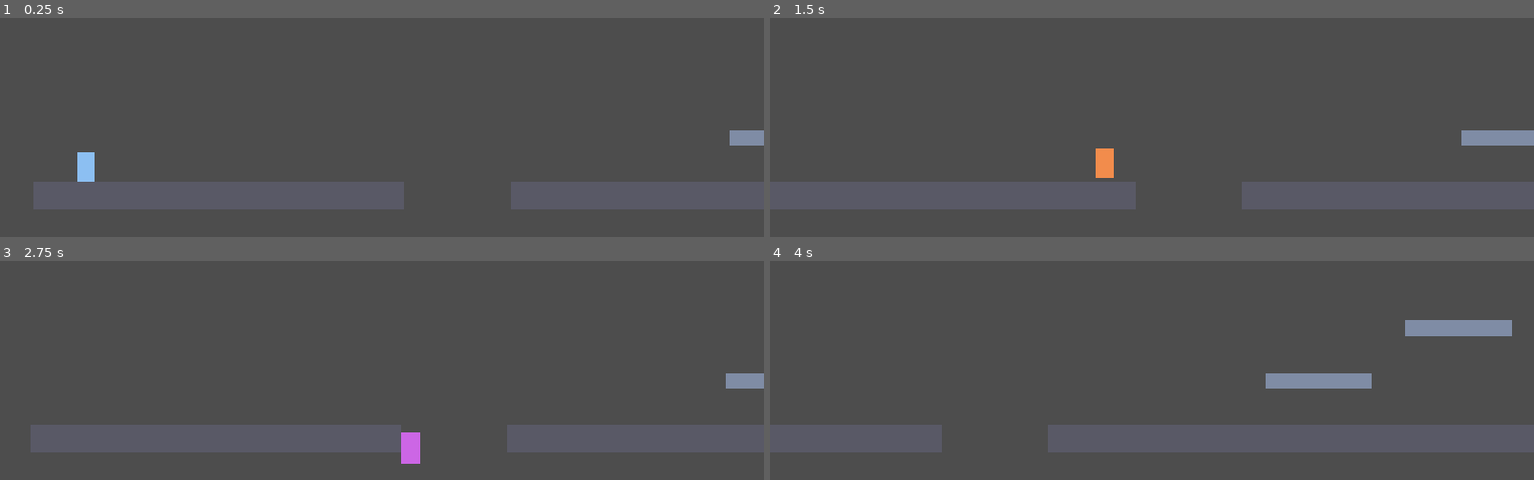
Above: before the commit, frames 1-4 (two rows, left to right).
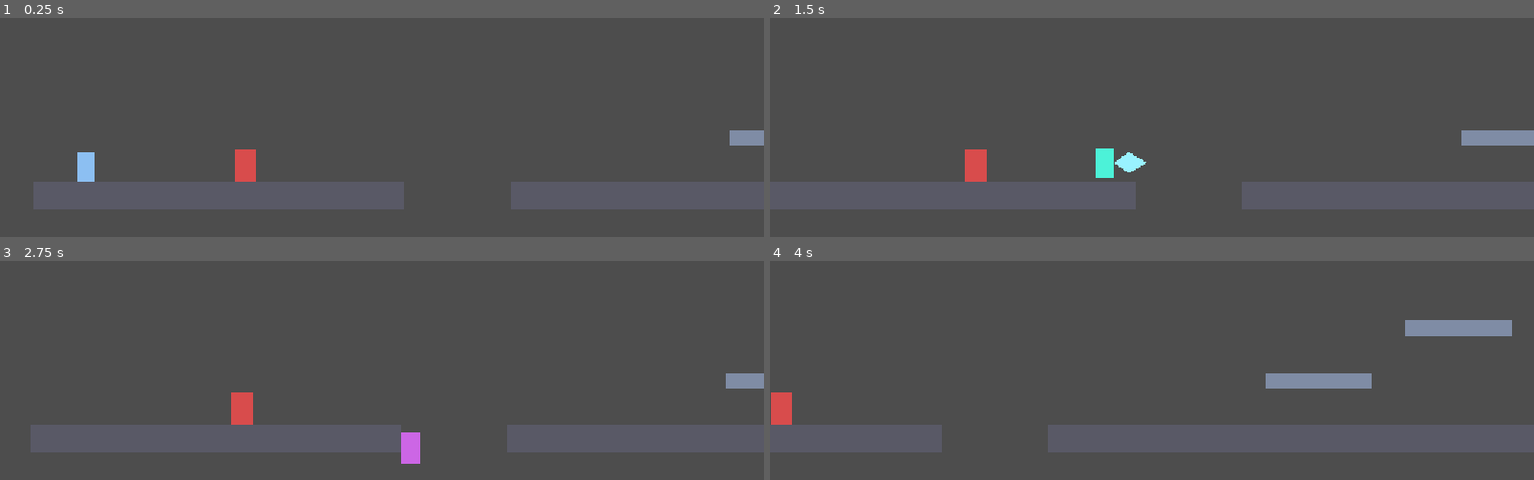
Above: after the commit, the same moments.

Repository: aslan997/Zayr
Game: Godot game, scene res://scenes/regions/TestArena.tscn
Two runs of this game, one before a commit and one after it. Both use one fixed random seed, a clock stepped at 60 frames per second and the inputs below.
Inputs:
- Up to frame 1 (0.25 s): no input
- Up to frame 2 (1.5 s): tap Enter at 0.5 s; hold Right (move_right) from 0.53 s (still down); tap Shift (dash) at 0.6 s; tap Space (jump) at 0.77, 1.07 s; tap J (attack, bound only after the commit) at 0.8, 1.35 s
- Up to frame 3 (2.75 s): tap Space (jump) at 1.52, 1.55, 1.82, 2.1 s; release Right (move_right) at 2.03 s; hold Left (move_left) from 2.03 s (still down); tap Shift (dash) at 2.3 s
- Up to frame 4 (4 s): release Left (move_left) at 2.78 s; hold Right (move_right) from 2.78 s (still down); tap Shift (dash) at 2.85 s; tap Space (jump) at 3.02, 3.32, 3.77, 3.8 s; tap J (attack, bound only after the commit) at 3.05, 3.6 s

The runs differ from the first frame. In frame 1, 0.4% of the frame differs, in the area x 30-34%, y 60-75%; in frame 2, 1.0%, in the area x 25-50%, y 59-75%; in frame 3, 0.4%; in frame 4, 0.4%.

Commit message:
Add combat prototype milestone 4: first Veyr Edge attack
Adds PlayerCombat (windup/active/recovery timeline, Hitbox aiming,
hitstop) and a placeholder "Edge" swing visual, wired to a new Hitbox
on the player and driven by a new attack input (J). Movement.facing is
now public so combat and the debug-visual flip can read it. Adds a
training-dummy test fixture to the arena so the attack has something
to land on - not a real enemy, deleted when actual enemies exist.

Combo chaining, heavy/charged/aerial/ranged attacks, and interrupt
rules are out of scope; attack currently runs independently of
movement/dash as a documented simplification.

Co-Authored-By: Claude Sonnet 5 <noreply@anthropic.com>

Diff:
--- a/project.godot
+++ b/project.godot
@@ -44,6 +44,11 @@
 "events": [Object(InputEventKey,"resource_local_to_scene":false,"resource_name":"","device":-1,"window_id":0,"alt_press …(195 unchanged characters)…
 ]
 }
+attack={
+"deadzone": 0.5,
+"events": [Object(InputEventKey,"resource_local_to_scene":false,"resource_name":"","device":-1,"window_id":0,"alt_pressed":false,"shift_pressed":false,"ctrl_pressed":false,"meta_pressed":false,"pressed":false,"keycode":0,"physical_keycode":74,"key_label":0,"unicode":0,"location":0,"echo":false,"script":null)
+]
+}
 
 [layer_names]
 
--- a/scenes/player/Player.tscn
+++ b/scenes/player/Player.tscn
@@ -6,9 +6,14 @@
 [ext_resource type="Script" path="res://scripts/combat/HealthComponent.gd" id="4_health"]
 [ext_resource type="Script" path="res://scripts/combat/VeyrComponent.gd" id="5_veyr"]
 [ext_resource type="Script" path="res://scripts/combat/Hurtbox.gd" id="6_hurtbox"]
+[ext_resource type="Script" path="res://scripts/player/PlayerCombat.gd" id="7_combat"]
+[ext_resource type="Script" path="res://scripts/combat/Hitbox.gd" id="8_hitbox"]
 
 [sub_resource type="RectangleShape2D" id="RectangleShape2D_body"]
 size = Vector2(28, 46)
+
+[sub_resource type="RectangleShape2D" id="RectangleShape2D_hitbox"]
+size = Vector2(48, 32)
 
 [node name="Player" type="CharacterBody2D"]
 collision_layer = 2
@@ -45,3 +50,22 @@
 [node name="CollisionShape2D" type="CollisionShape2D" parent="Hurtbox"]
 position = Vector2(0, -23)
 shape = SubResource("RectangleShape2D_body")
+
+[node name="Combat" type="Node" parent="."]
+script = ExtResource("7_combat")
+
+[node name="Hitbox" type="Area2D" parent="."]
+position = Vector2(26, -23)
+collision_layer = 4
+collision_mask = 8
+script = ExtResource("8_hitbox")
+damage = 12.0
+
+[node name="CollisionShape2D" type="CollisionShape2D" parent="Hitbox"]
+position = Vector2(14, 0)
+shape = SubResource("RectangleShape2D_hitbox")
+
+[node name="SwingVisual" type="Polygon2D" parent="Hitbox"]
+visible = false
+color = Color(0.6, 0.95, 1, 1)
+polygon = PackedVector2Array(-12, 0, 10, -16, 38, 0, 10, 16)
--- a/scenes/regions/TestArena.tscn
+++ b/scenes/regions/TestArena.tscn
@@ -1,6 +1,8 @@
-[gd_scene load_steps=10 format=3]
+[gd_scene load_steps=13 format=3]
 
 [ext_resource type="PackedScene" path="res://scenes/player/Player.tscn" id="1_player"]
+[ext_resource type="Script" path="res://scripts/combat/HealthComponent.gd" id="2_dummy_health"]
+[ext_resource type="Script" path="res://scripts/combat/Hurtbox.gd" id="3_dummy_hurtbox"]
 
 [sub_resource type="RectangleShape2D" id="Shape_FloorA"]
 size = Vector2(560, 40)
@@ -22,6 +24,36 @@
 
 [sub_resource type="RectangleShape2D" id="Shape_HighLedge"]
 size = Vector2(150, 24)
+
+[sub_resource type="RectangleShape2D" id="Shape_DummyHurtbox"]
+size = Vector2(32, 50)
+
+[sub_resource type="GDScript" id="GDScript_TrainingDummy"]
+script/source = "extends Node2D
+## Test-only training target for the Veyr Edge milestone (docs/PROGRESS.md).
+## Not a real enemy/interactable - flashes on hit and resets its own health
+## so it can be hit repeatedly while testing. Delete when real enemies land.
+
+@onready var health: HealthComponent = $HealthComponent
+@onready var visual: Polygon2D = $Visual
+
+var _base_color: Color
+
+
+func _ready() -> void:
+	_base_color = visual.color
+	health.damaged.connect(_on_damaged)
+	health.died.connect(_on_died)
+
+
+func _on_damaged(_amount: float) -> void:
+	visual.color = Color(1, 1, 1)
+	get_tree().create_timer(0.08).timeout.connect(func() -> void: visual.color = _base_color)
+
+
+func _on_died() -> void:
+	health.current_health = health.max_health
+"
 
 [node name="TestArena" type="Node2D"]
 
@@ -34,6 +66,28 @@
 limit_right = 2780
 limit_bottom = 650
 
+[node name="TrainingDummy" type="Node2D" parent="."]
+position = Vector2(320, 568)
+script = SubResource("GDScript_TrainingDummy")
+
+[node name="Visual" type="Polygon2D" parent="TrainingDummy"]
+color = Color(0.85, 0.3, 0.3, 1)
+polygon = PackedVector2Array(-16, -50, 16, -50, 16, 0, -16, 0)
+
+[node name="HealthComponent" type="Node" parent="TrainingDummy"]
+script = ExtResource("2_dummy_health")
+max_health = 60.0
+
+[node name="Hurtbox" type="Area2D" parent="TrainingDummy"]
+collision_layer = 8
+collision_mask = 0
+script = ExtResource("3_dummy_hurtbox")
+health_component_path = NodePath("../HealthComponent")
+
+[node name="CollisionShape2D" type="CollisionShape2D" parent="TrainingDummy/Hurtbox"]
+position = Vector2(0, -25)
+shape = SubResource("Shape_DummyHurtbox")
+
 [node name="Geometry" type="Node2D" parent="."]
 
 [node name="FloorA" type="StaticBody2D" parent="Geometry"]
--- /dev/null
+++ b/scripts/player/PlayerCombat.gd
@@ -0,0 +1,95 @@
+extends Node
+class_name PlayerCombat
+## Zayr's first Veyr Edge attack: a single swing, not the 3-hit combo yet
+## (see docs/COMBAT.md). Reads Movement.facing to aim the Hitbox and drives
+## the placeholder swing visual. Combo chaining, heavy/charged attacks,
+## aerial attacks, and the ranged Veyr attack are not implemented - this
+## does not lock or interrupt movement/dash, which is a known
+## simplification until combo/interrupt rules are designed.
+
+@onready var body: CharacterBody2D = get_parent()
+@onready var movement: PlayerMovement = get_parent().get_node("Movement")
+@onready var hitbox: Hitbox = get_parent().get_node("Hitbox")
+@onready var swing_visual: Polygon2D = hitbox.get_node("SwingVisual")
+
+@export_group("Veyr Edge - Swing 1")
+## Total time from swing start until Zayr can act on a new attack input.
+@export var attack_duration: float = 0.35
+## Delay before the hitbox becomes active (windup).
+@export var hitbox_start_time: float = 0.08
+## When the hitbox deactivates again (must be greater than hitbox_start_time).
+@export var hitbox_end_time: float = 0.18
+## Extra recovery after attack_duration before another attack can start.
+@export var attack_cooldown: float = 0.1
+## How far in front of Zayr (in his facing direction) the hitbox is placed.
+@export var hit_offset: float = 26.0
+
+@export_group("Hitstop")
+@export var hitstop_duration: float = 0.06
+@export_range(0.0, 1.0) var hitstop_time_scale: float = 0.05
+
+var is_attacking: bool = false
+
+var _attack_timer: float = 0.0
+var _cooldown_timer: float = 0.0
+var _hitbox_opened: bool = false
+var _hitbox_closed: bool = false
+
+
+func _ready() -> void:
+	hitbox.hit_landed.connect(_on_hitbox_hit_landed)
+
+
+func physics_update(delta: float, attack_just_pressed: bool) -> void:
+	_cooldown_timer = maxf(_cooldown_timer - delta, 0.0)
+
+	if attack_just_pressed and not is_attacking and _cooldown_timer <= 0.0:
+		_start_attack()
+
+	if is_attacking:
+		_process_attack(delta)
+
+
+func _start_attack() -> void:
+	is_attacking = true
+	_attack_timer = 0.0
+	_hitbox_opened = false
+	_hitbox_closed = false
+	hitbox.position.x = hit_offset * movement.facing
+	hitbox.scale.x = movement.facing
+	swing_visual.visible = true
+	swing_visual.modulate.a = 1.0
+
+
+func _process_attack(delta: float) -> void:
+	_attack_timer += delta
+
+	if not _hitbox_opened and _attack_timer >= hitbox_start_time:
+		_hitbox_opened = true
+		hitbox.activate()
+
+	if _hitbox_opened and not _hitbox_closed and _attack_timer >= hitbox_end_time:
+		_hitbox_closed = true
+		hitbox.deactivate()
+
+	if _attack_timer < hitbox_end_time:
+		swing_visual.modulate.a = 1.0
+	else:
+		var fade_span: float = maxf(attack_duration - hitbox_end_time, 0.001)
+		swing_visual.modulate.a = 1.0 - clampf((_attack_timer - hitbox_end_time) / fade_span, 0.0, 1.0)
+
+	if _attack_timer >= attack_duration:
+		is_attacking = false
+		swing_visual.visible = false
+		hitbox.deactivate()
+		_cooldown_timer = attack_cooldown
+
+
+func _on_hitbox_hit_landed(_hurtbox: Hurtbox) -> void:
+	_apply_hitstop()
+
+
+func _apply_hitstop() -> void:
+	Engine.time_scale = hitstop_time_scale
+	await body.get_tree().create_timer(hitstop_duration, true, false, true).timeout
+	Engine.time_scale = 1.0
--- a/scripts/player/PlayerController.gd
+++ b/scripts/player/PlayerController.gd
@@ -4,7 +4,7 @@
 ## the Movement component. Combat/health/abilities will be added later as
 ## sibling components without this file absorbing their responsibilities.
 
-enum State { IDLE, RUN, JUMP, FALL, WALL_SLIDE, DASH, AIR_DASH }
+enum State { IDLE, RUN, JUMP, FALL, WALL_SLIDE, DASH, AIR_DASH, ATTACK_1 }
 
 ## Temporary debug tint per state, so state transitions are visible before
 ## real animations exist. Safe to delete once an AnimationPlayer/AnimatedSprite
@@ -17,9 +17,11 @@
 	State.WALL_SLIDE: Color(0.8, 0.4, 0.9),
 	State.DASH: Color(1.0, 1.0, 1.0),
 	State.AIR_DASH: Color(1.0, 0.95, 0.2),
+	State.ATTACK_1: Color(0.3, 0.95, 0.85),
 }
 
 @onready var movement: PlayerMovement = $Movement
+@onready var combat: PlayerCombat = $Combat
 @onready var _debug_visual: Polygon2D = $Visual
 
 var state: State = State.IDLE
@@ -29,8 +31,10 @@
 	var move_input: float = Input.get_axis("move_left", "move_right")
 	var jump_just_pressed: bool = Input.is_action_just_pressed("jump")
 	var dash_just_pressed: bool = Input.is_action_just_pressed("dash")
+	var attack_just_pressed: bool = Input.is_action_just_pressed("attack")
 
 	movement.physics_update(delta, move_input, jump_just_pressed, dash_just_pressed)
+	combat.physics_update(delta, attack_just_pressed)
 
 	_update_state(move_input)
 	_update_debug_visual()
@@ -39,6 +43,8 @@
 func _update_state(move_input: float) -> void:
 	if movement.is_dashing:
 		state = State.AIR_DASH if movement.dash_is_air else State.DASH
+	elif combat.is_attacking:
+		state = State.ATTACK_1
 	elif movement.is_wall_sliding:
 		state = State.WALL_SLIDE
 	elif not is_on_floor():
@@ -54,8 +60,7 @@
 		return
 	_debug_visual.color = STATE_DEBUG_COLOR.get(state, Color.WHITE)
 	# Flip only the visual, not the CharacterBody2D itself - flipping the
-	# root's scale would also mirror the child Camera2D's view.
-	if velocity.x < -1.0:
-		_debug_visual.scale.x = -1.0
-	elif velocity.x > 1.0:
-		_debug_visual.scale.x = 1.0
+	# root's scale would also mirror the child Camera2D's view. Uses
+	# movement.facing (not instantaneous velocity) so it matches the
+	# direction PlayerCombat aims the Hitbox, including while standing still.
+	_debug_visual.scale.x = movement.facing
--- a/scripts/player/PlayerMovement.gd
+++ b/scripts/player/PlayerMovement.gd
@@ -43,12 +43,14 @@
 var is_dashing: bool = false
 var dash_is_air: bool = false
 var air_dash_available: bool = true
+## 1.0 = facing right, -1.0 = facing left. Public so other components
+## (PlayerCombat, future animation) can read Zayr's current facing.
+var facing: float = 1.0
 
 var _coyote_timer: float = 0.0
 var _jump_buffer_timer: float = 0.0
 var _wall_jump_lock_timer: float = 0.0
 var _wall_normal_x: float = 0.0
-var _facing: float = 1.0
 var _dash_timer: float = 0.0
 var _dash_cooldown_timer: float = 0.0
 var _dash_direction: float = 1.0
@@ -60,7 +62,7 @@
 	_dash_cooldown_timer = max(_dash_cooldown_timer - delta, 0.0)
 
 	if move_input != 0.0:
-		_facing = signf(move_input)
+		facing = signf(move_input)
 
 	var on_floor: bool = body.is_on_floor()
 
@@ -107,7 +109,7 @@
 	is_dashing = true
 	dash_is_air = not on_floor
 	_dash_timer = dash_duration
-	_dash_direction = _facing
+	_dash_direction = facing
 	if not on_floor:
 		air_dash_available = false
 
Not shown: 1 places in scenes/player/Player.tscn that only renumber resources
Not shown, added: scripts/player/PlayerCombat.gd.uid
Not shown, changed: docs/ARCHITECTURE.md
Not shown, changed: docs/COMBAT.md
Not shown, changed: docs/PROGRESS.md
